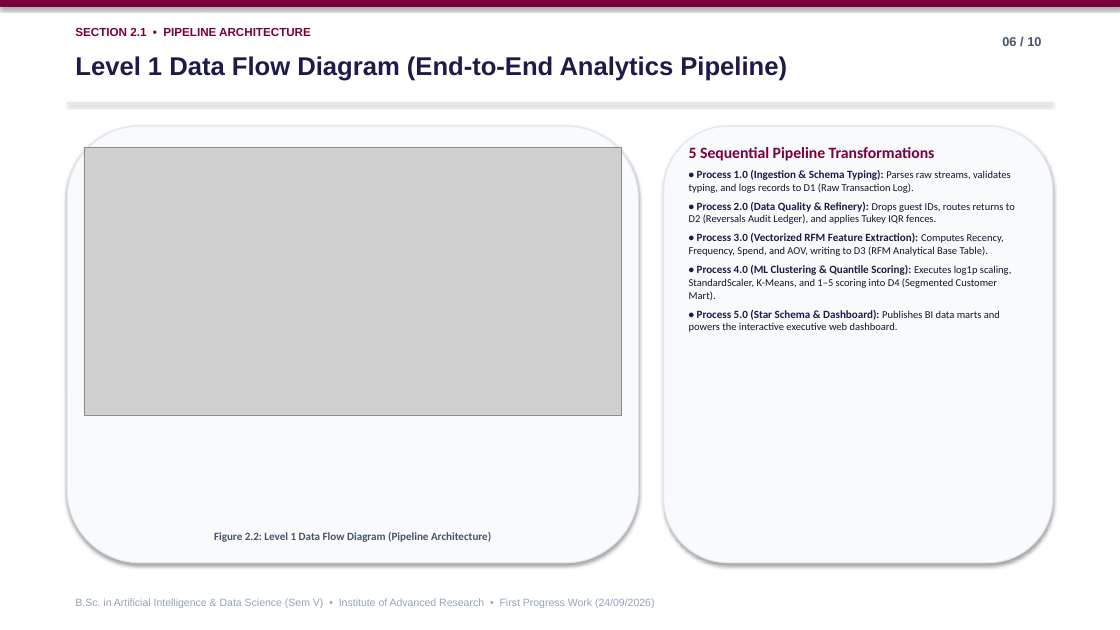
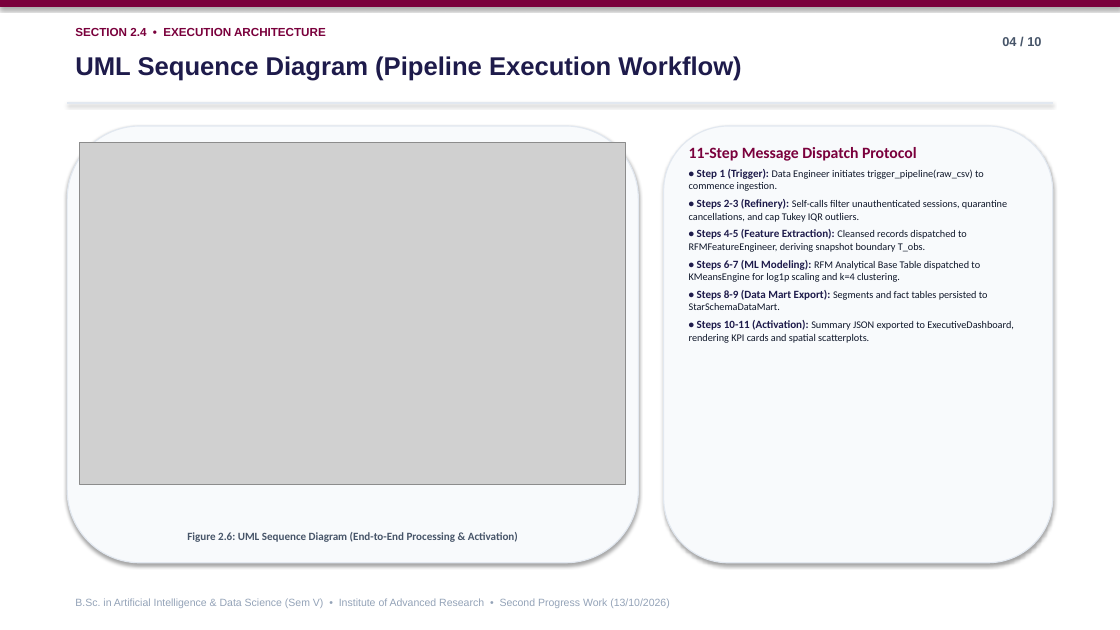
Before and after one commit to Deep-k-coder/ecommerce-rfm-analytics, a slide deck: slide 4 of Deep_Koshiya_ProjectPresentation.pptx (slide 6 before the commit). Drawn at 1120x630 pixels with LibreOffice and Linux fonts; fonts in the diff are those of the drawing; grey boxes stand for pictures. Boxes give left, top, right and bottom in pixels: in the first picture for what was removed or moved away, otherwise in the second. Text is boxed around its words. In the diff, an @@ line names an element or a change of style, - is before the commit and + after.

Commit message:
feat(phase2): deliver comprehensive Second Phase Work (Mid-Term Exam - 20 Marks) report & presentation with UML Class Diagram, Sequence Diagram, Data Dictionary, and Screen Validations

```diff
--- a/Deep_Koshiya_ProjectPresentation.pptx
+++ b/Deep_Koshiya_ProjectPresentation.pptx
@@ text at (x1=75, y1=28, x2=326, y2=36): text changed @@
-SECTION 2.1 • PIPELINE ARCHITECTURE
+SECTION 2.4 • EXECUTION ARCHITECTURE
@@ text at (x1=75, y1=56, x2=741, y2=81): text changed @@
-Level 1 Data Flow Diagram (End-to-End Analytics Pipeline)
+UML Sequence Diagram (Pipeline Execution Workflow)
@@ text at (x1=1002, y1=37, x2=1041, y2=46): text changed @@
-06 / 10
+04 / 10
@@ picture resized from (x1=84, y1=147, x2=622, y2=416) to (x1=80, y1=143, x2=626, y2=484) @@
@@ text at (x1=689, y1=147, x2=1014, y2=343): text changed; size 9 to 8.8 pt @@
-5 Sequential Pipeline Transformations
-• Process 1.0 (Ingestion & Schema Typing): Parses raw streams, validates typing, and logs records to D1 (Raw Transaction Log).
-• Process 2.0 (Data Quality & Refinery): Drops guest IDs, routes returns to D2 (Reversals Audit Ledger), and applies Tukey IQR fences.
-• Process 3.0 (Vectorized RFM Feature Extraction): Computes Recency, Frequency, Spend, and AOV, writing to D3 (RFM Analytical Base Table).
-• Process 4.0 (ML Clustering & Quantile Scoring): Executes log1p scaling, StandardScaler, K-Means, and 1–5 scoring into D4 (Segmented Customer Mart).
-• Process 5.0 (Star Schema & Dashboard): Publishes BI data marts and powers the interactive executive web dashboard.
+11-Step Message Dispatch Protocol
+• Step 1 (Trigger): Data Engineer initiates trigger_pipeline(raw_csv) to commence ingestion.
+• Steps 2-3 (Refinery): Self-calls filter unauthenticated sessions, quarantine cancellations, and cap Tukey IQR outliers.
+• Steps 4-5 (Feature Extraction): Cleansed records dispatched to RFMFeatureEngineer, deriving snapshot boundary T_obs.
+• Steps 6-7 (ML Modeling): RFM Analytical Base Table dispatched to KMeansEngine for log1p scaling and k=4 clustering.
+• Steps 8-9 (Data Mart Export): Segments and fact tables persisted to StarSchemaDataMart.
+• Steps 10-11 (Activation): Summary JSON exported to ExecutiveDashboard, rendering KPI cards and spatial scatterplots.
@@ text at (x1=187, y1=532, x2=518, y2=542): text changed @@
-Figure 2.2: Level 1 Data Flow Diagram (Pipeline Architecture)
+Figure 2.6: UML Sequence Diagram (End-to-End Processing & Activation)
@@ text at (x1=75, y1=598, x2=670, y2=608): text changed @@
-B.Sc. in Artificial Intelligence & Data Science (Sem V) • Institute of Advanced Research • First Progress Work (24/09/2026)
+B.Sc. in Artificial Intelligence & Data Science (Sem V) • Institute of Advanced Research • Second Progress Work (13/10/2026)
```
Also in this commit, not shown: 5 other slides changed, 4 slides added, 4 slides removed, 24 other files.
